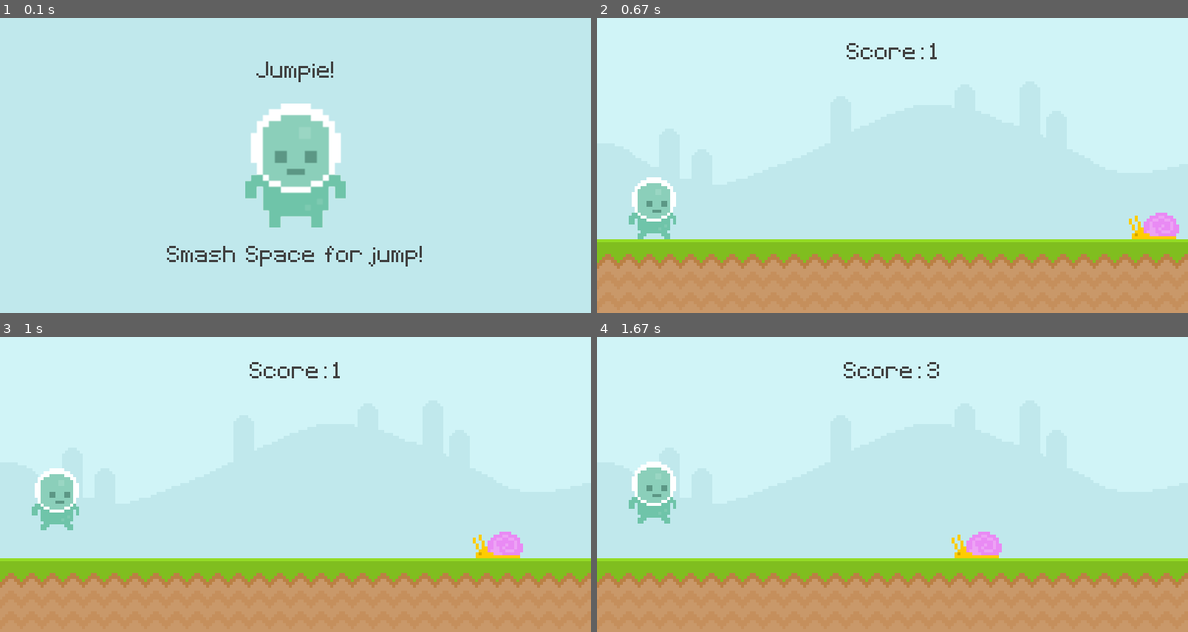
Above: before the commit, frames 1-4 (two rows, left to right).
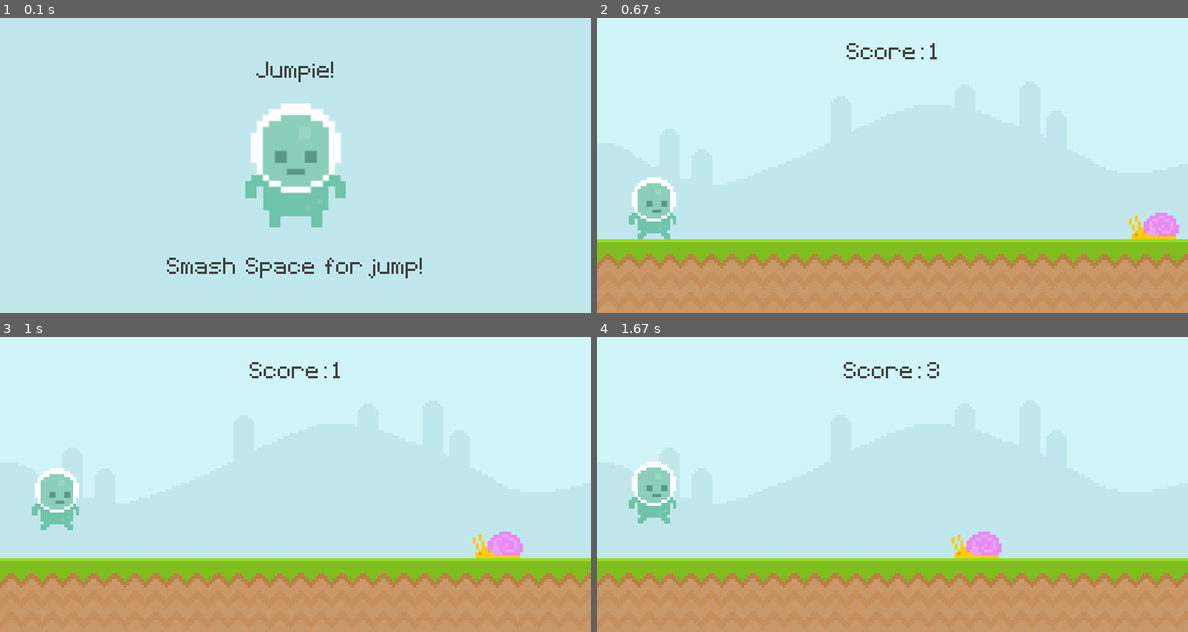
Above: after the commit, the same moments.

Repository: BorisKlco/pygame.Jumpie
Game: pygame game, started from main.py
The game is run twice, just before and just after one commit, with the same random seed, the same clock (stepped at 60 frames per second) and the same inputs.
Inputs:
- Up to frame 1 (0.1 s): no input
- Up to frame 2 (0.67 s): tap Space at 0.33 s
- Up to frame 3 (1 s): tap Space at 0.67 s
- Up to frame 4 (1.67 s): tap Space at 1.07, 1.37 s

The runs differ from the first frame. In frame 1, 1.3% of the frame differs, in the area x 28-72%, y 77-89%; in frame 2, nothing differs; in frame 3, nothing differs; in frame 4, nothing differs.

Commit message:
score in menu

Diff:
--- a/main.py
+++ b/main.py
@@ -7,6 +7,7 @@
     score = font.render(f'Score: {current_time_ms}', False, scoreColor)
     scoreBox = score.get_rect(center=(400, 50))
     screen.blit(score, scoreBox)
+    return current_time_ms
 
 
 pygame.init()
@@ -20,13 +21,14 @@
 playerGrav = 0
 jumpCount = 0
 gameTime = 0
+finalScore = 0
 
 skySur = pygame.image.load("assets/Sky.png").convert()
 groundSur = pygame.image.load("assets/ground.png").convert()
 titleText = font.render('Jumpie!', False, scoreColor)
 titleTextBox = titleText.get_rect(center=(400, 75))
 instructionText = font.render('Smash  Space  for jump!', False, scoreColor)
-instructionTextBox = instructionText.get_rect(center=(400, 325))
+instructionTextBox = instructionText.get_rect(center=(400, 350))
 
 snailSur = pygame.image.load("assets/snail/snail1.png").convert_alpha()
 snailBox = snailSur.get_rect(bottomleft=(800, 300))
@@ -58,7 +60,7 @@
     if gameActive == True:
         screen.blit(skySur, (0, 0))
         screen.blit(groundSur, (0, 300))
-        display_score()
+        finalScore = display_score()
 
         snailBox.x -= 4
         if snailBox.right <= 0:
@@ -81,7 +83,15 @@
         screen.fill(mainColor)
         screen.blit(playerStand, playerStandBox)
         screen.blit(titleText, titleTextBox)
-        screen.blit(instructionText, instructionTextBox)
+        finalScoreText = font.render(f'Score: {finalScore}', False, scoreColor)
+        finalScoreBox = finalScoreText.get_rect(center=(400, 325))
+        if finalScore > 0:
+            instructionTextBox.y = 350
+            screen.blit(finalScoreText, finalScoreBox)
+            screen.blit(instructionText, instructionTextBox)
+        else:
+            instructionTextBox.y = 325
+            screen.blit(instructionText, instructionTextBox)
 
     pygame.display.update()
     clock.tick(60)
